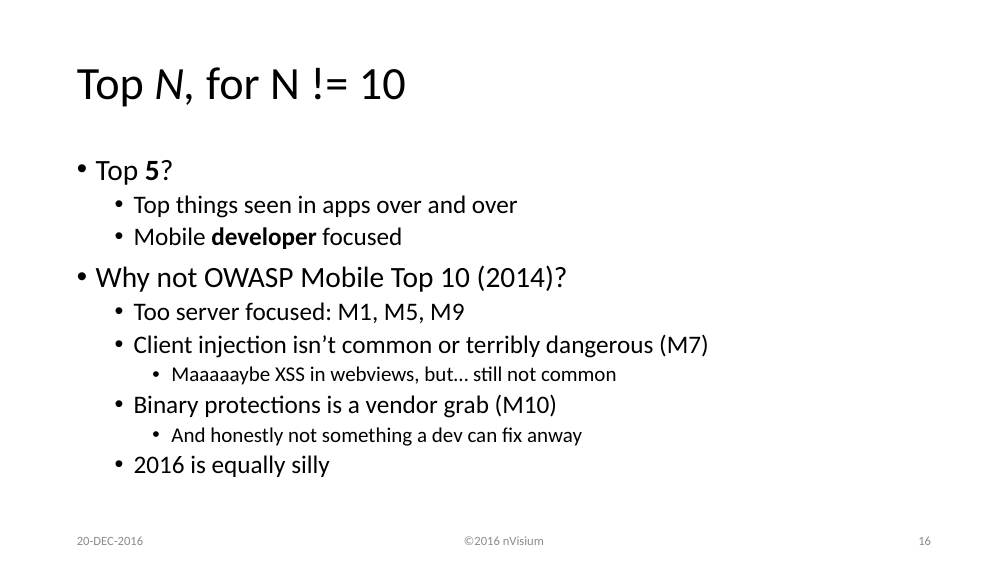
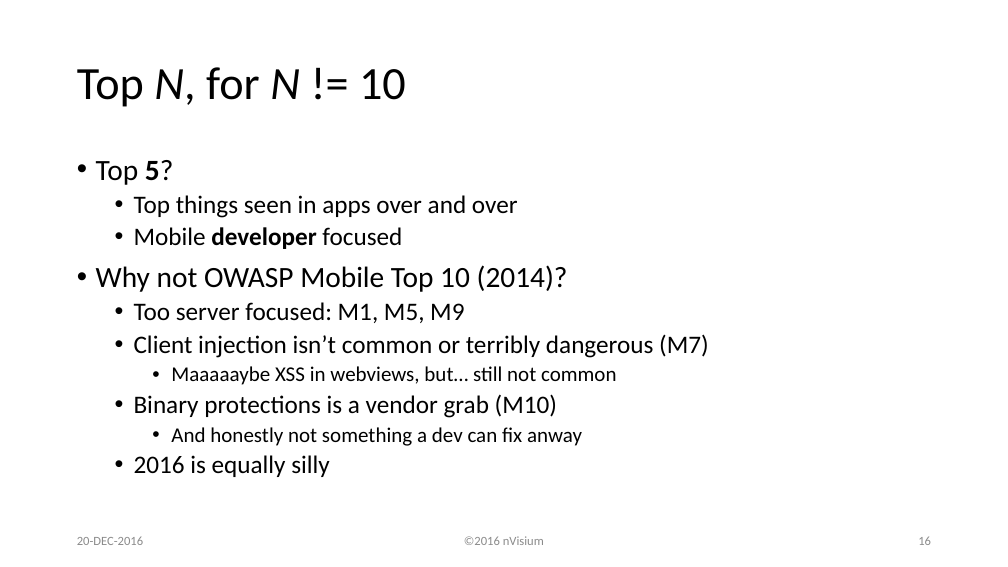
Before and after one commit to lojikil/heraclitus, a slide deck: slide 16 of HeraclitusSeminar.pptx. Drawn at 1008x567 pixels with LibreOffice and Linux fonts; fonts in the diff are those of the drawing; background and template pictures are left out. Boxes give left, top, right and bottom in pixels: in the first picture for what was removed or moved away, otherwise in the second. Text is boxed around its words. In the diff, an @@ line names an element or a change of style, - is before the commit and + after.

```diff
--- a/HeraclitusSeminar.pptx
+++ b/HeraclitusSeminar.pptx
@@ title "Top N, for N != ..." at (77,67,406,107): italic off in "N,"; italic on in "N" @@
```
Also in this commit, not shown: 26 other slides changed, 31 slides added.
